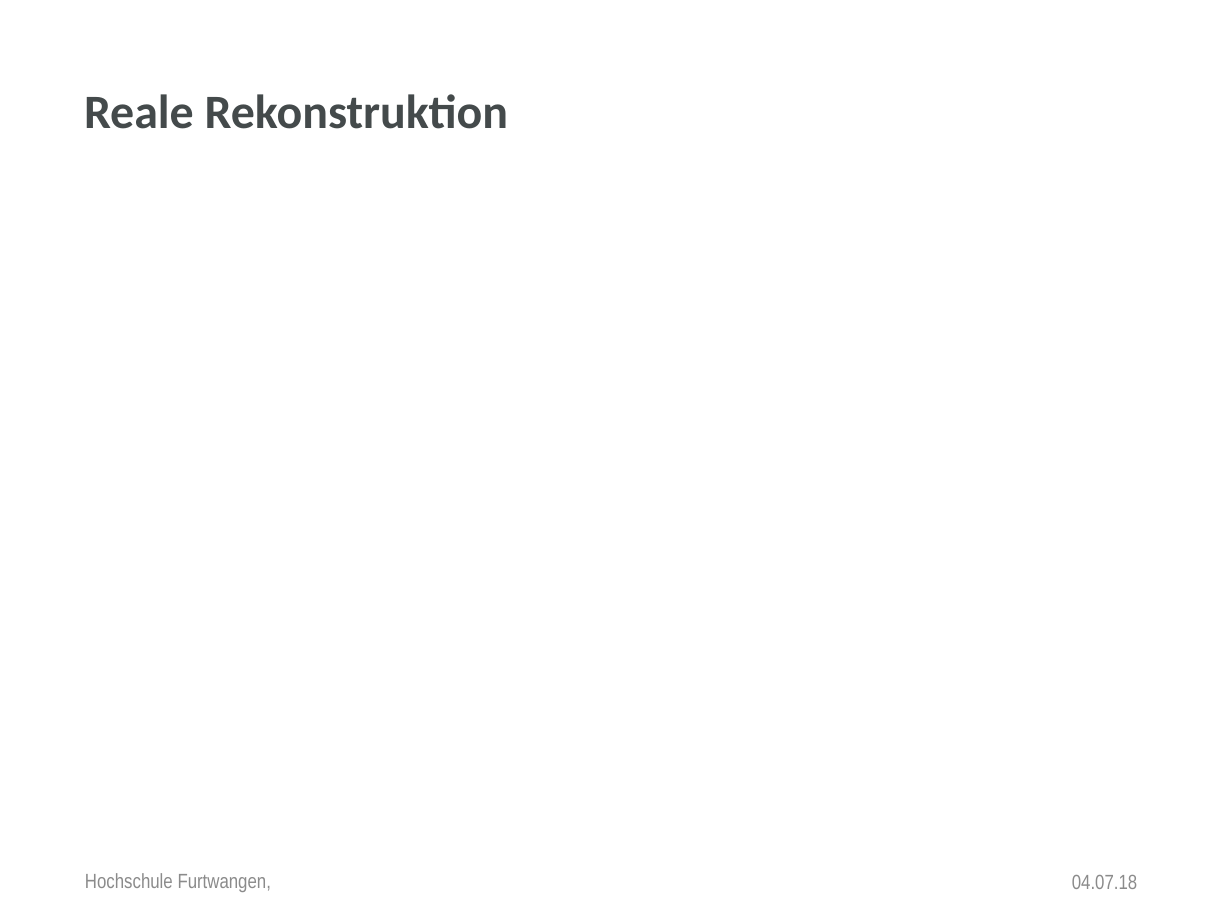
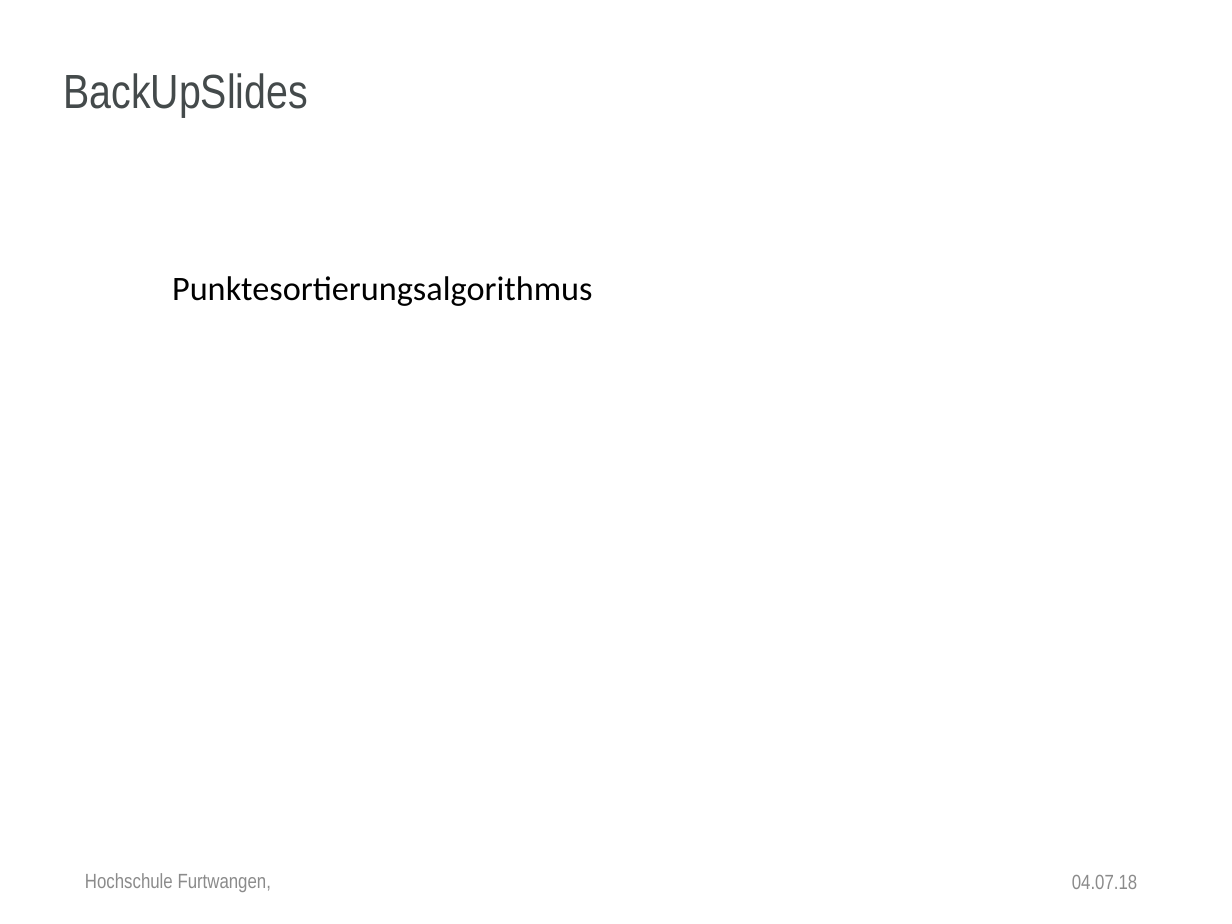
Before and after one commit to anjak610/MasterDuCC, a slide deck: slide 23 of Thesis/Disputation/PowerPointPresentation/V2_Dispo_HFU_Design.pptx (slide 16 before the commit). Drawn at 1232x924 pixels with LibreOffice and Linux fonts; fonts in the diff are those of the drawing; background and template pictures are left out. Boxes give left, top, right and bottom in pixels: in the first picture for what was removed or moved away, otherwise in the second. Text is boxed around its words. In the diff, an @@ line names an element or a change of style, - is before the commit and + after.

```diff
--- a/Thesis/Disputation/PowerPointPresentation/V2_Dispo_HFU_Design.pptx
+++ b/Thesis/Disputation/PowerPointPresentation/V2_Dispo_HFU_Design.pptx
@@ title added at (64,73,308,117), 28 pt, text #444A4B @@
+BackUpSlides
@@ text removed at (84,94,508,129) @@
-Reale Rekonstruktion
@@ text added at (172,276,593,306), 20 pt, text #000000 @@
+Punktesortierungsalgorithmus
```
Also in this commit, not shown: 3 other slides changed, 2 slides removed.
